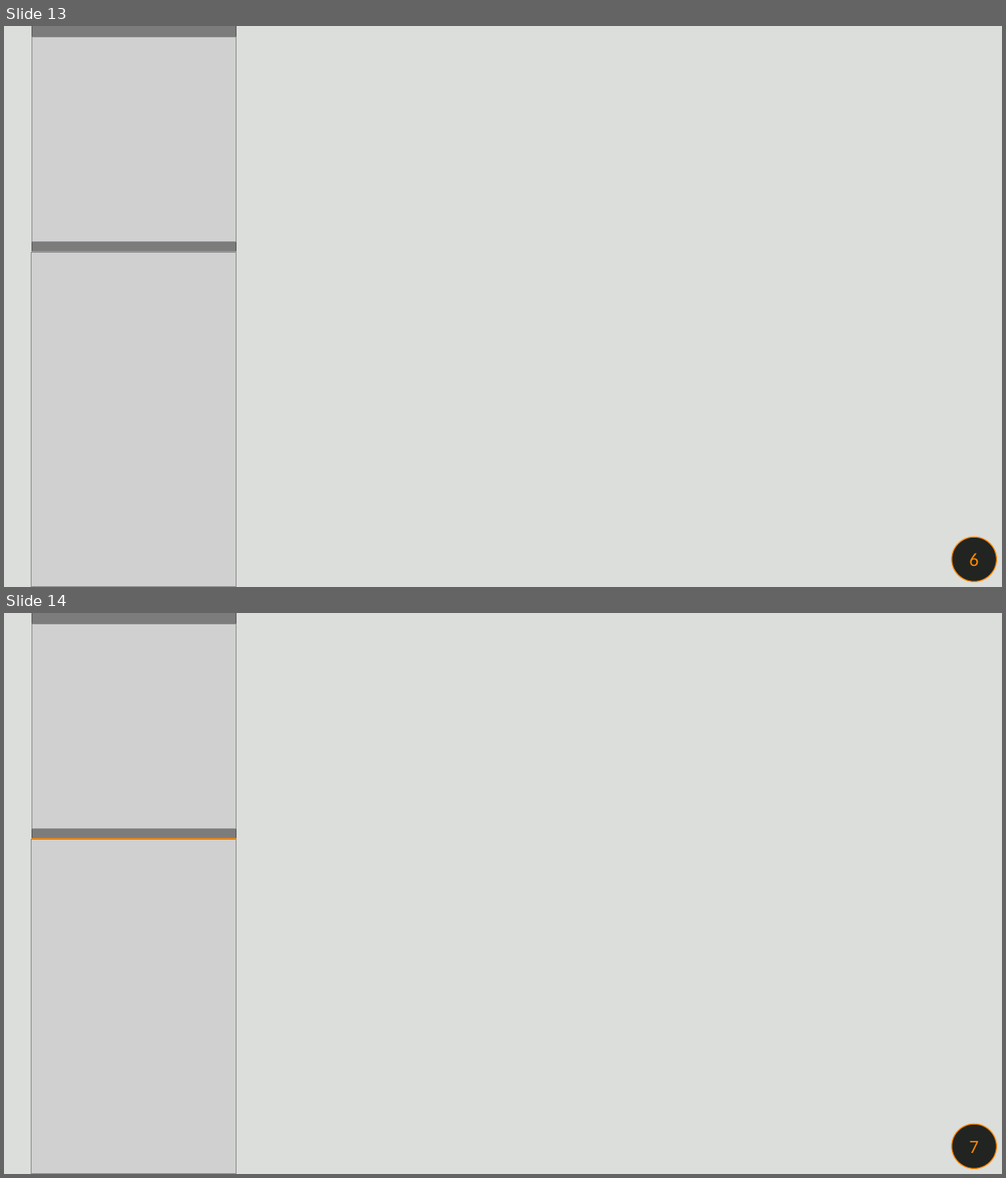
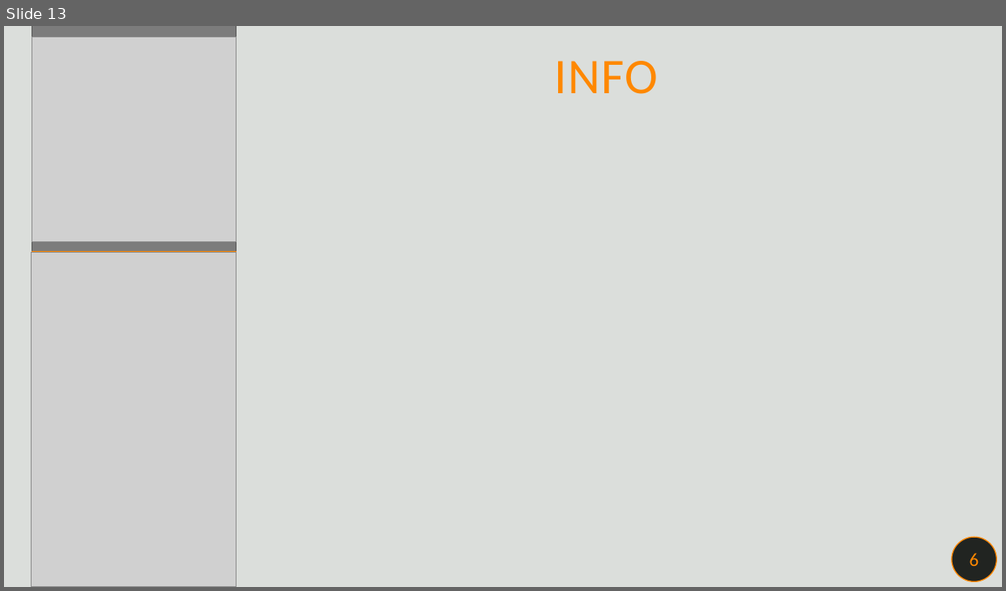
Before and after one commit to kevinmala00/PonyHelper, a slide deck: PresentazionePonyHelper.pptx. Shown one above the other, each under a label of ours: slides 13 and 14 before the commit, slide 13 after it. The pictures are 1006x1178 and 1006x591 pixels, drawn with LibreOffice and Linux fonts; fonts in the diff are those of the drawing; grey boxes stand for pictures. Boxes give left, top, right and bottom in pixels: in the first picture for what was removed or moved away, otherwise in the second. Text is boxed around its words. In the diff, an @@ line names an element or a change of style, - is before the commit and + after.

```diff
--- a/PresentazionePonyHelper.pptx
+++ b/PresentazionePonyHelper.pptx
@@ slide 14 removed at box(4, 613, 1002, 1174), background #DBDEDB @@
@@ rectangle removed at box(32, 613, 236, 1174) @@
@@ picture removed at box(32, 613, 236, 840) @@
@@ rectangle removed at box(32, 613, 236, 840) @@
@@ picture removed at box(32, 624, 236, 828) @@
@@ line removed from (32, 840) to (236, 840) @@
@@ picture removed at box(32, 840, 236, 1174) @@
@@ ellipse removed at box(952, 1124, 997, 1169) @@
-7
@@ slide 13 changed as well @@
@@ text added at box(554, 61, 657, 94), 48 pt, text #FF8800 @@
+INFO
```
Also in this commit, not shown: 5 other slides changed, 8 slides added, 8 other slides removed.
